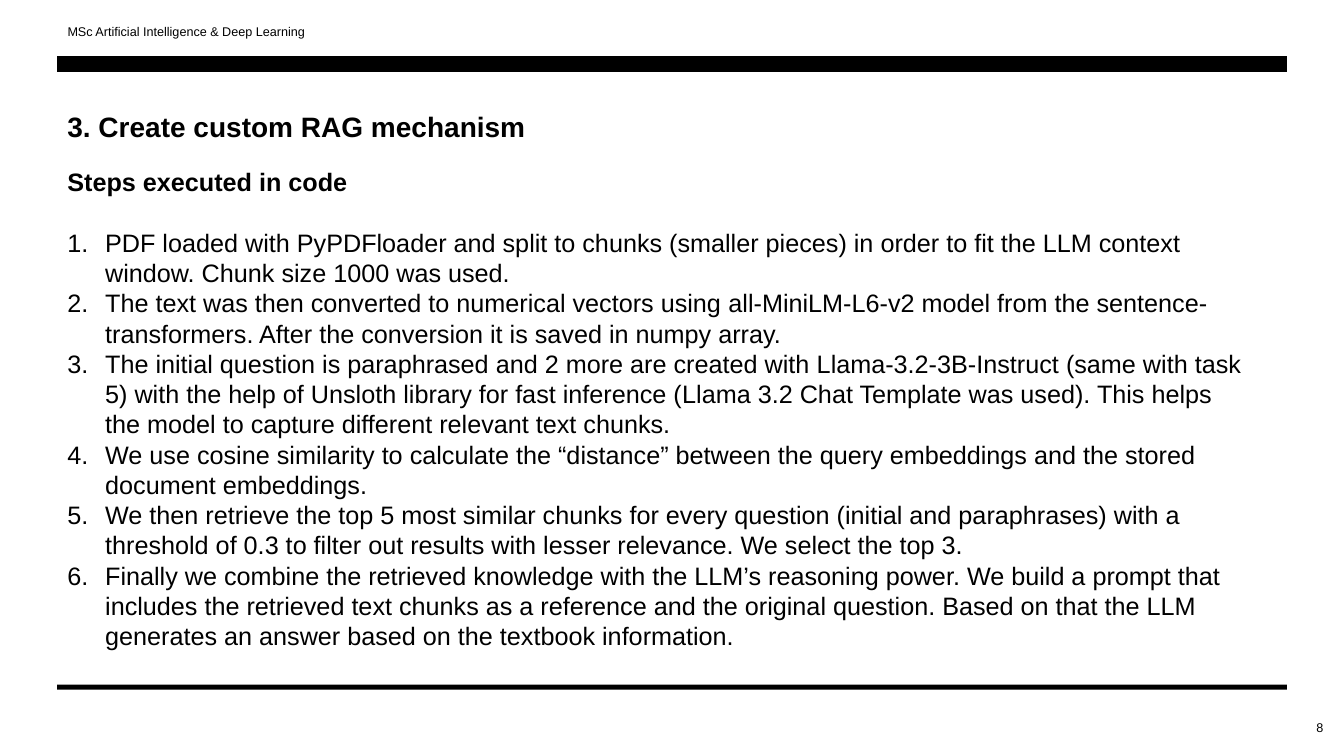
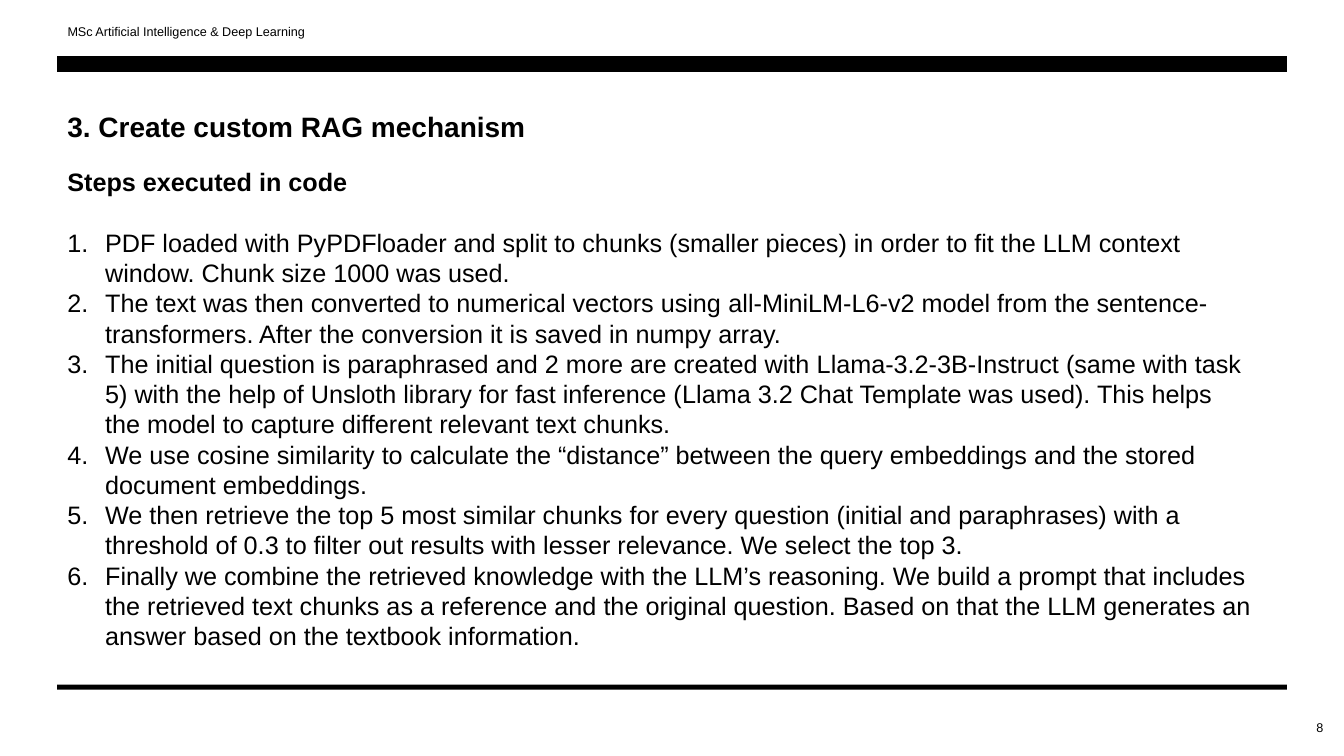
Before and after one commit to tcharos/NLP-Toxicity-Detection, a slide deck: slide 8 of NLP_finalPresentation.pptx. Drawn at 1344x756 pixels with LibreOffice and Linux fonts; fonts in the diff are those of the drawing. Boxes give left, top, right and bottom in pixels: in the first picture for what was removed or moved away, otherwise in the second. Text is boxed around its words. In the diff, an @@ line names an element or a change of style, - is before the commit and + after.

```diff
--- a/NLP_finalPresentation.pptx
+++ b/NLP_finalPresentation.pptx
@@ text at bbox=[105, 566, 1250, 646]: text changed @@
-6. Finally we combine the retrieved knowledge with the LLM’s reasoning power. We build a prompt that includes the retrieved text chunks as a reference and the original question. Based on that the LLM generates an answer based on the textbook information.
+6. Finally we combine the retrieved knowledge with the LLM’s reasoning. We build a prompt that includes the retrieved text chunks as a reference and the original question. Based on that the LLM generates an answer based on the textbook information.
```
Also in this commit, not shown: 1 other file.
